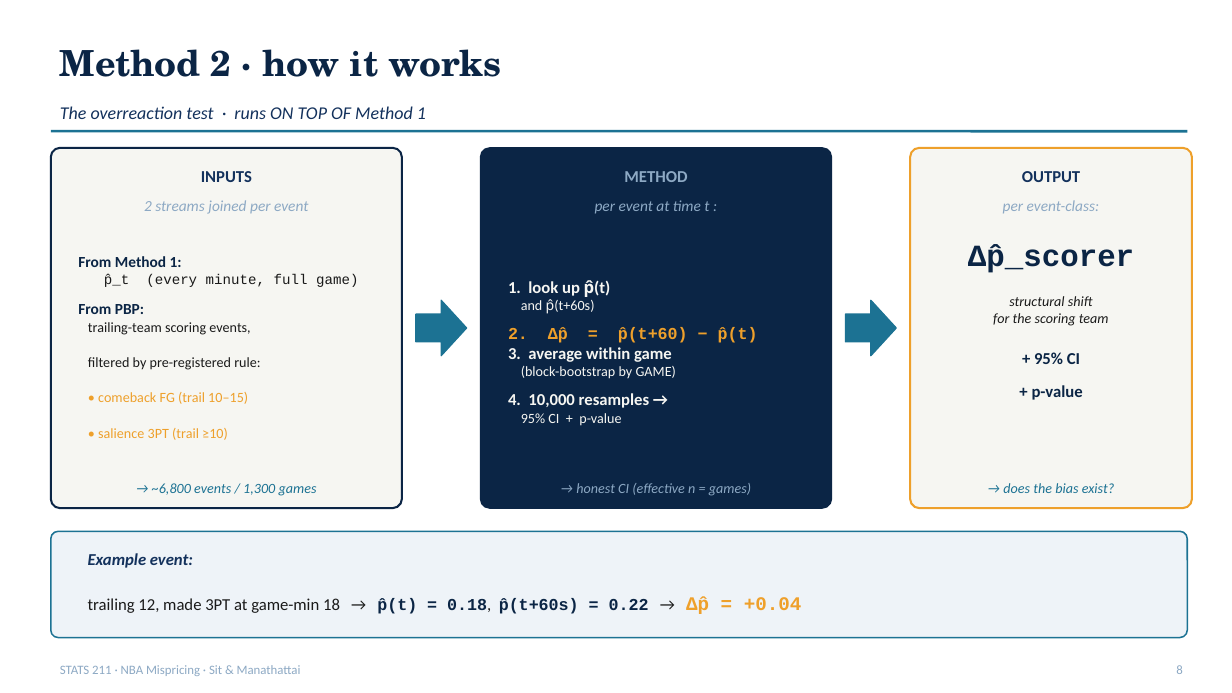
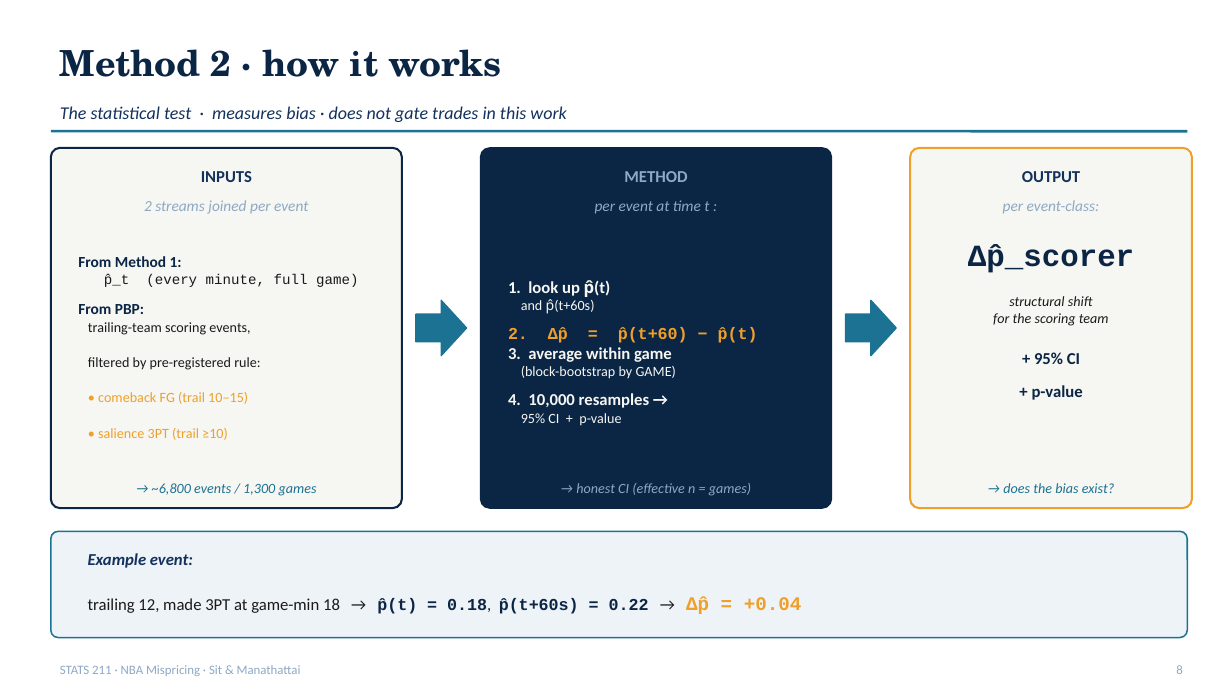
Before and after one commit to ivan-sit/live-nba-market-mispricing-detection, a slide deck: slide 8 of slides/final_deck.pptx. Drawn at 1232x693 pixels with LibreOffice and Linux fonts; fonts in the diff are those of the drawing. Boxes give left, top, right and bottom in pixels: in the first picture for what was removed or moved away, otherwise in the second. Text is boxed around its words. In the diff, an @@ line names an element or a change of style, - is before the commit and + after.

```diff
--- a/slides/final_deck.pptx
+++ b/slides/final_deck.pptx
@@ text at box(60, 106, 566, 122): text changed @@
-The overreaction test · runs ON TOP OF Method 1
+The statistical test · measures bias · does not gate trades in this work
```
Also in this commit, not shown: 1 other slide changed, 1 slide added, 1 slide removed, 4 other files.
